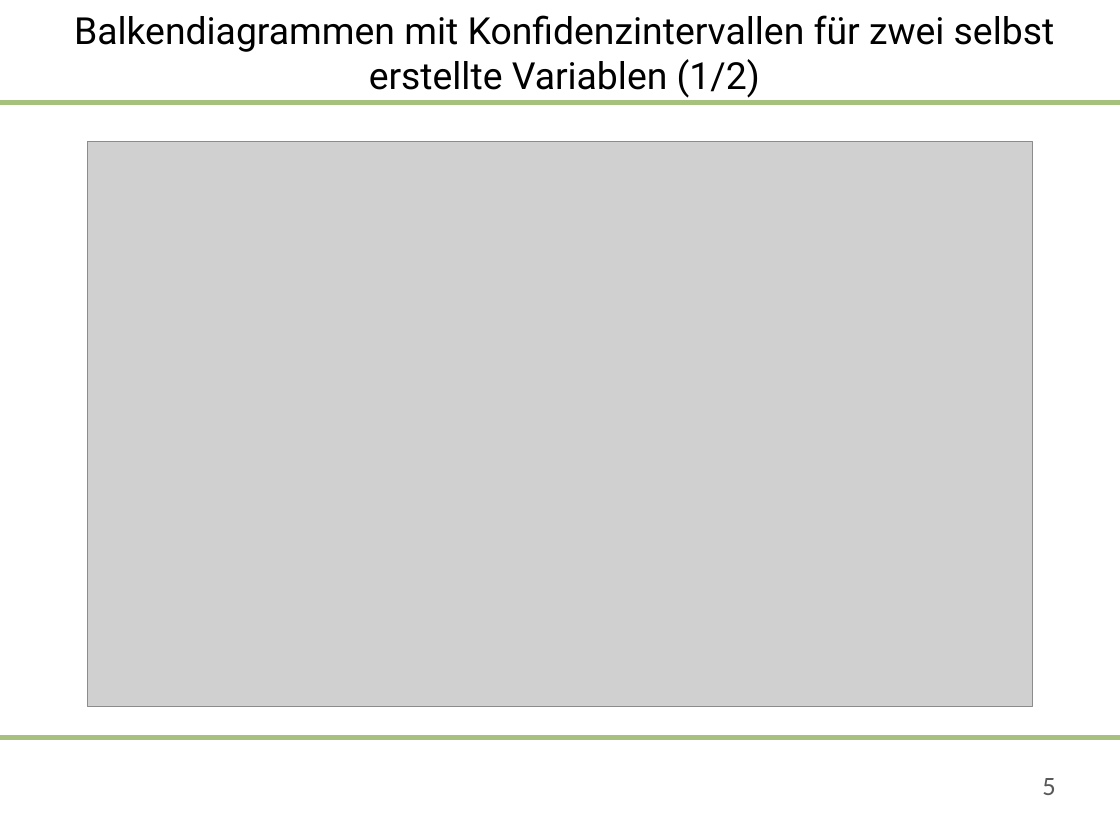
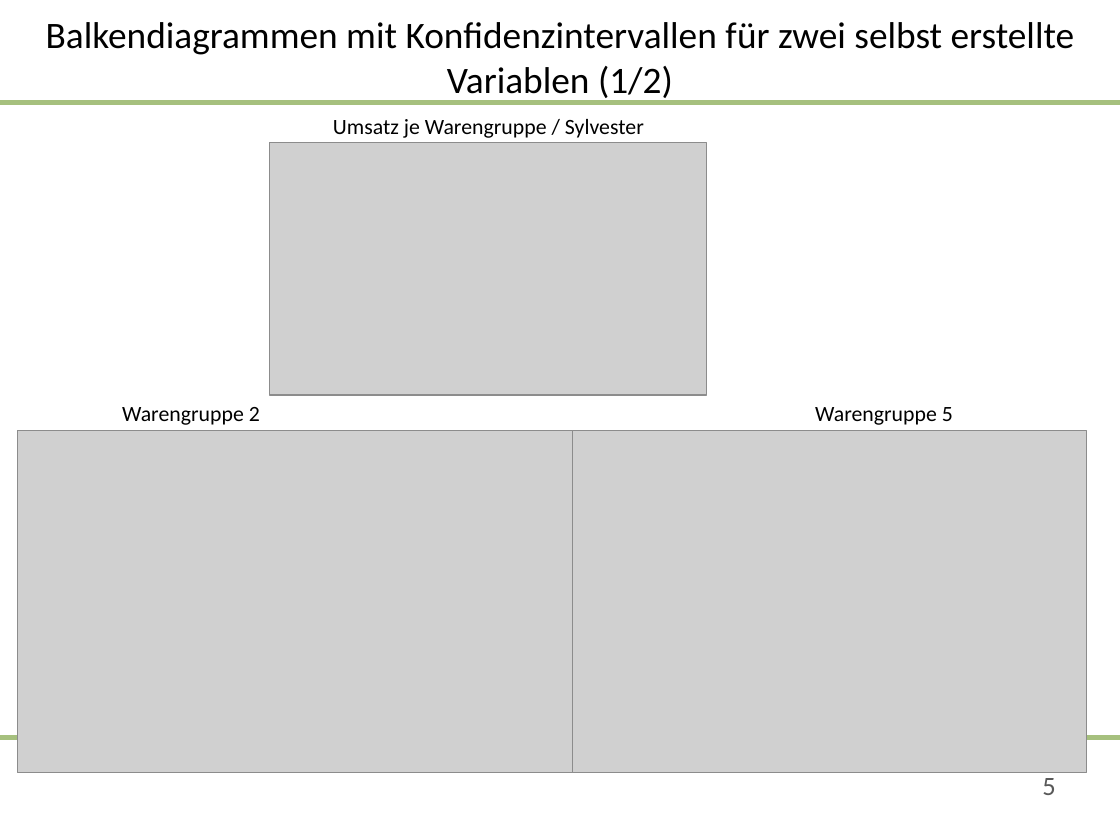
Before and after one commit to saludwig26/Data-science-Team-5-1, a slide deck: slide 5 of 09-06-2020-Präsentation_Team 5.pptx. Drawn at 1120x840 pixels with LibreOffice and Linux fonts; fonts in the diff are those of the drawing; grey boxes stand for pictures; background and template pictures are left out. Boxes give left, top, right and bottom in pixels: in the first picture for what was removed or moved away, otherwise in the second. Text is boxed around its words. In the diff, an @@ line names an element or a change of style, - is before the commit and + after.

```diff
--- a/09-06-2020-Präsentation_Team 5.pptx
+++ b/09-06-2020-Präsentation_Team 5.pptx
@@ title "Balkendiagrammen mit Konfidenzintervallen für zwei ...": place and size @@
-title "Balkendiagrammen mit Konfidenzintervallen für zwei ..." at (74,15,1055,98)
+title "Balkendiagrammen mit Konfidenzintervallen für zwei ..." at (46,22,1075,103)
@@ title "Balkendiagrammen mit Konfidenzintervallen für zwei ..." at (46,22,1075,103): font Roboto to Calibri @@
@@ text added at (333,119,644,138), 14 pt, text #000000 @@
+Umsatz je Warengruppe / Sylvester
@@ picture removed at (87,141,1033,707) @@
@@ picture added at (270,142,707,395) @@
@@ text added at (122,407,260,425), 14 pt, text #000000 @@
+Warengruppe 2
@@ text added at (815,407,953,425), 14 pt, text #000000 @@
+Warengruppe 5
@@ picture added at (17,430,572,773) @@
@@ picture added at (530,430,1086,773) @@
@@ rectangle removed at (13,746,287,825) @@
```
Also in this commit, not shown: 7 other slides changed, 4 slides added, 8 slides removed.
